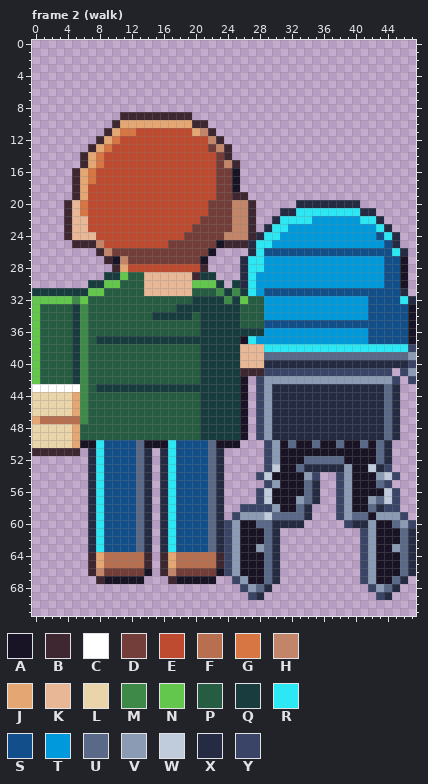
A pixel-art file gets an edit: art/road/stroller.aseprite. The first picture shows the starting point.
48x72 pixels, 4 frames. Shown: frame 2 (walk). The commit also changed other frames, which this record leaves out.
Palette (. is transparent): A #181425  B #3e2731  C #ffffff  D #733e39  E #be4a2f  F #b86f50  G #d77643  H #c28569  J #e4a672  K #e8b796  L #ead4aa  M #3e8948  N #63c74d  P #265c42  Q #193c3e  R #2ce8f5  S #124e89  T #0099db  U #5a6988  V #8b9bb4  W #c0cbdc  X #262b44  Y #3a4466
Pixels before, frame 2 (walk) (only the part around the change), first column x 0:
22 ....BKKEEEEEEE
23 ....BKKEEEEEEE
24 ....BKKKEEEEEE
25 .....BBBHEEEEE
26 ........BHDDDD
27 .........BAHDD
28 ..........BJEE
29 .........QQNPP
30 .......QQNNPPP
31 QQQQQQQNNPPPPP
32 NNNNNMNPPPPPPP
33 NPPPPQMPPPPPPP
34 NPPPPQMPPPPPPP
35 NPPPPQMPPPPPPP
36 NPPPPQMPPPPPPP
37 NPPPPQMPQQQQQQ
38 NPPPPQMPPPPPPP
39 NPPPPQMPPPPPPP
40 NPPPPQMPPPPPPP
41 NPPPPQMPPPPPPP
42 NPPPPQMPPPPPPP
43 CCCCCCMPQQQQQQ
44 LLLLLJMPPPPPPP
45 LLLLLJMPPPPPPP
46 LLLLLJMPPPPPPP
47 JFFFFFMPPPPPPP
48 LLLLLJPPPPPPPP
49 LLLLLJPPPPPPPP
50 LLLLLJAARSSSSU
51 BBBBBB.XRSSSSU
52 .......XRSSSSU
53 .......XRSSSSU
54 .......XRSSSSU
55 .......XRSSSSU
56 .......XRSSSSU
57 .......XRSSSSU
58 .......XRSSSSU
59 .......XRSSSSU
60 .......XRSSSSU
61 .......XRSSSSU
62 .......XRSSSSU
63 .......XRSSSSU
64 .......BJFFFFF
65 .......BJFFFFF
And afterwards:
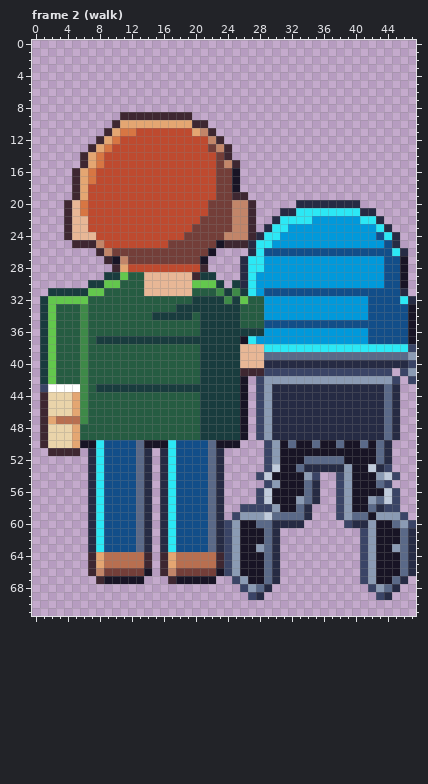
The edit:
Changed rows in their new state; - is an unchanged pixel.
Frame 2 (walk):
first column x 0:
31 ..----
32 .Q---N
33 .QN--P
34 .QN--P
35 .QN--P
36 .QN--P
37 .QN--P
38 .QN--P
39 .QN--P
40 .QN--P
41 .QN--P
42 .QN--P
43 .Y----
44 .B----
45 .B----
46 .B----
47 .BJ---
48 .B----
49 .B----
50 .B----
51 ..----
Changed places in both pictures, as pixel boxes (x1, y1, x2, y2):
changed: (32, 288, 80, 456)
